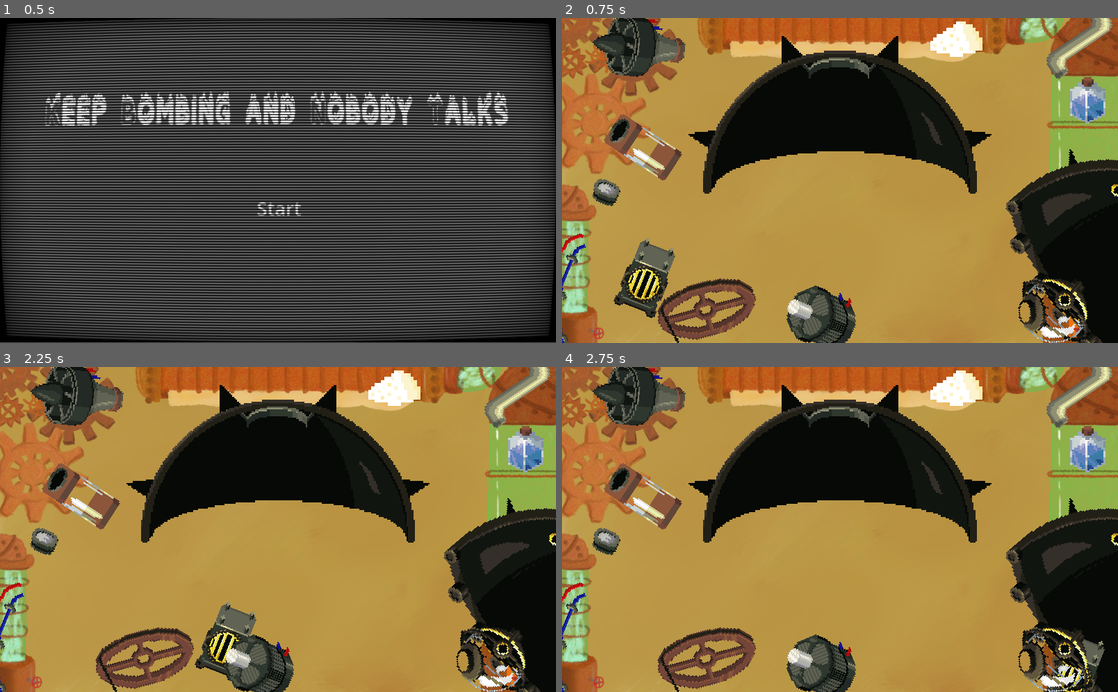
Above: before the commit, frames 1-4 (two rows, left to right).
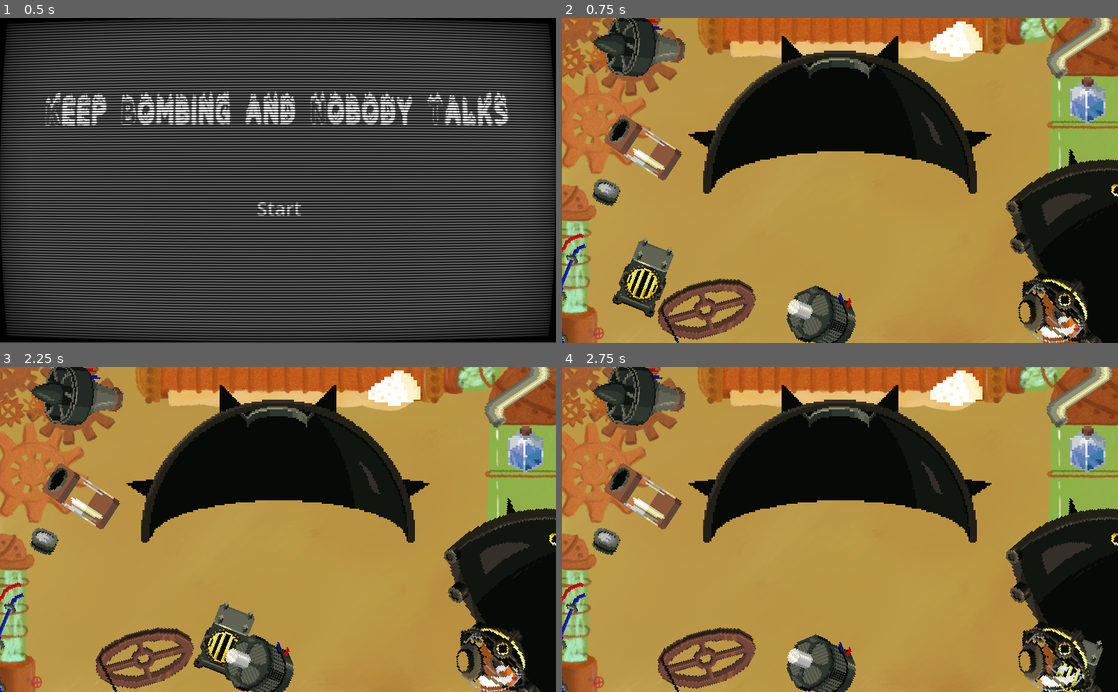
Above: after the commit, the same moments.

Repository: MarianPoirot/Gamejam-construire
Game: Godot game, scene res://Scenes/World/Opening.tscn
Same seed, same stepped clock (60 frames per second), same inputs: the game is played once before the commit and once after it.
Inputs (mouse positions are in pixels of both pictures, inside the frame that each line leads up to):
- Up to frame 1 (0.5 s): no input
- Up to frame 2 (0.75 s): click "Start" at 0.5 s
- Up to frame 3 (2.25 s): tap Enter at 1.25 s; drag from (278, 461) to (517, 672) at 1.27 s; tap Space (start) at 2 s; drag from (88, 627) to (517, 672) at 2.02 s
- Up to frame 4 (2.75 s): no input

Frame 1 is identical in both runs. In frame 2, 0.6% of the frame differs, in the area x 9-21%, y 67-93%; in frame 3, 0.5%; in frame 4, 0.3%.

Commit message:
chaudière avec charbon

Diff:
--- a/Assets/Sprites/ferAsouder.gd
+++ b/Assets/Sprites/ferAsouder.gd
@@ -12,5 +12,5 @@
 	if Input.is_action_pressed("secondary_action"):
 		for area in $WeldingArea.get_overlapping_areas():
 			if area.has_method("souder"):
-				if area.get_parent().snapped:
+				if area.get_parent().is_snapped:
 					area.souder(get_global_mouse_position())
--- a/Scenes/Pieces/chaudiere.tscn
+++ b/Scenes/Pieces/chaudiere.tscn
@@ -14,7 +14,7 @@
 [node name="Chaudière" type="Sprite2D" parent="." index="0"]
 texture_filter = 1
 texture = ExtResource("2_waueg")
-region_enabled = true
+hframes = 4
 region_rect = Rect2(0, 0, 29, 45.1065)
 
 [node name="DragDropCollision" parent="." index="1"]
@@ -23,6 +23,7 @@
 [node name="Ancre" parent="." index="2"]
 texture_filter = 1
 position = Vector2(0.5, 1)
+collision_layer = 0
 
 [node name="ancreReservoir" parent="recepteurAncre" index="0" instance=ExtResource("2_1yoif")]
 position = Vector2(-1, -14)
@@ -31,3 +32,5 @@
 [node name="ancreCombustible" parent="recepteurAncre" index="1" instance=ExtResource("2_1yoif")]
 position = Vector2(0, 5)
 id = 4
+
+[connection signal="input_event" from="recepteurAncre/ancreCombustible" to="." method="_on_ancre_combustible_input_event"]
--- /dev/null
+++ b/Scenes/Pieces/combustible.tscn
@@ -0,0 +1,25 @@
+[gd_scene load_steps=5 format=3 uid="uid://cs5t8deef2iua"]
+
+[ext_resource type="PackedScene" uid="uid://dfk32paob4qpa" path="res://Scenes/Pieces/Piece.tscn" id="1_dlbo4"]
+[ext_resource type="Texture2D" uid="uid://cmhrs35mlgn31" path="res://Assets/Sprites/Charbon.png" id="2_u2a75"]
+[ext_resource type="Script" path="res://Scripts/Pieces/Sprite2DCombustible.gd" id="3_3wfoj"]
+
+[sub_resource type="CircleShape2D" id="CircleShape2D_5wlq3"]
+radius = 8.0
+
+[node name="combustible" instance=ExtResource("1_dlbo4")]
+id = 4
+
+[node name="DragDropCollision" parent="." index="0"]
+texture_filter = 1
+shape = SubResource("CircleShape2D_5wlq3")
+
+[node name="Ancre" parent="." index="1"]
+collision_layer = 0
+
+[node name="Sprite2D" type="Sprite2D" parent="." index="3"]
+texture_filter = 1
+texture = ExtResource("2_u2a75")
+script = ExtResource("3_3wfoj")
+
+[connection signal="just_snapped" from="." to="Sprite2D" method="_on_combustible_just_snapped"]
--- a/Scenes/liquide/eau.tscn
+++ b/Scenes/liquide/eau.tscn
@@ -1,9 +1,10 @@
-[gd_scene load_steps=3 format=3 uid="uid://bl7mre7gm07oi"]
+[gd_scene load_steps=3 format=3 uid="uid://btk2v1ol807w7"]
 
 [ext_resource type="PackedScene" uid="uid://i5pnksdpe1cm" path="res://Scenes/liquide/liquide.tscn" id="1_jptgn"]
 [ext_resource type="Texture2D" uid="uid://bdumuji0t582t" path="res://Assets/Sprites/Water.png" id="2_7801j"]
 
 [node name="Eau" instance=ExtResource("1_jptgn")]
+texture_filter = 1
 id = 9
 
 [node name="Sprite2D" type="Sprite2D" parent="." index="1"]
--- a/Scripts/Pieces/Piece.gd
+++ b/Scripts/Pieces/Piece.gd
@@ -1,14 +1,14 @@
 extends Dragable
 
 @export var id:Id_pieces.id_pieces
-
+signal just_snapped
 @export var can_activate_ancre := true :
 	set(value):
 		can_activate_ancre = value
 		if value:
 			activate_ancre()
 
-var snapped := false
+var is_snapped := false
 
 func _ready():
 	if not Id_pieces.state_dependencies[id]:
@@ -25,7 +25,6 @@
 
 	print("Self: ", self)
 	for area in $Ancre.get_overlapping_areas():
-		print(area)
 		if area.id==self.id and abs(fmod(area.rotation, 2*PI) - fmod(rotation, 2*PI))<PI/6.0:
 			snap(area)
 
@@ -33,7 +32,8 @@
 	return Id_pieces.dependancies[id].all(func (dep): return Id_pieces.state_dependencies[dep])
 
 func snap(area):
-	snapped = true
+	is_snapped = true
+	emit_signal("just_snapped")
 	can_grab = false
 	self.global_position=area.global_position-$Ancre.position*scale.x
 	self.rotation = area.rotation
@@ -47,3 +47,14 @@
 
 func _on_zone_asouder_c_est_bon_c_est_soude():
 	can_activate_ancre = true
+
+func _on_ancre_combustible_input_event(_viewport, event, _shape_idx):
+	if event.is_action_pressed("pick") and not Id_pieces.drag_and_drop_taken:
+		match $"Chaudière".frame:
+			0:
+				$"Chaudière".frame = 1
+				Id_pieces.state_dependencies[Id_pieces.id_pieces.chaudiere_ouverte]=true
+			1:
+				$"Chaudière".frame = 0
+				Id_pieces.state_dependencies[Id_pieces.id_pieces.chaudiere_ouverte]=false
+			2: $"Chaudière".frame = 3
--- /dev/null
+++ b/Scripts/Pieces/Sprite2DCombustible.gd
@@ -0,0 +1,5 @@
+extends Sprite2D
+
+
+func _on_combustible_just_snapped():
+	visible=false
--- a/Scripts/Pieces/ancre.gd
+++ b/Scripts/Pieces/ancre.gd
@@ -8,3 +8,6 @@
 
 func activate():
 	$CollisionShape2D.disabled=false
+
+func desactivate():
+	$CollisionShape2D.disabled=true
--- a/Scripts/Pieces/zoneAsouder.gd
+++ b/Scripts/Pieces/zoneAsouder.gd
@@ -16,7 +16,7 @@
 
 
 # Called every frame. 'delta' is the elapsed time since the previous frame.
-func _process(delta):
+func _process(_delta):
 	pass
 
 
@@ -38,5 +38,5 @@
 		completed = true
 
 
-func _on_input_event(viewport, event, shape_idx):
+func _on_input_event(_viewport, _event, _shape_idx):
 	pass # Replace with function body.
--- a/Scripts/World/Main.gd
+++ b/Scripts/World/Main.gd
@@ -7,5 +7,5 @@
 
 
 # Called every frame. 'delta' is the elapsed time since the previous frame.
-func _process(delta):
+func _process(_delta):
 	pass
--- a/Scripts/dragable.gd
+++ b/Scripts/dragable.gd
@@ -12,7 +12,6 @@
 const vitesse_rotation:= 2.0
 
 func _on_input_event(_viewport, event, _shape_idx):
-	var global_mouse_position = get_global_mouse_position()
 	if event.is_action_pressed("pick") and can_grab and not Id_pieces.drag_and_drop_taken and not just_dropped:
 		grab()
 	if event.is_action_released("pick") and release_pick_to_release:
--- a/Scripts/id.gd
+++ b/Scripts/id.gd
@@ -23,7 +23,8 @@
 	sodium=19,
 	sodium2=20,
 	sodium3=21,
-	turbine=22
+	turbine=22,
+	chaudiere_ouverte=23
 }
 
 var dependancies = {
@@ -33,7 +34,7 @@
 	id_pieces.bouchon: [id_pieces.sodium3],
 	id_pieces.cable: [id_pieces.moteur,id_pieces.turbine],
 	id_pieces.chaudiere: [id_pieces.coque_inf],
-	id_pieces.combustible: [id_pieces.chaudiere],
+	id_pieces.combustible: [id_pieces.chaudiere_ouverte],
 	id_pieces.conduitVapeur: [id_pieces.eau3,id_pieces.turbine],
 	id_pieces.coque_avant: [id_pieces.conduitVapeur,id_pieces.goupille,id_pieces.resistance,id_pieces.combustible],
 	id_pieces.eau: [id_pieces.reservoir],
@@ -70,7 +71,8 @@
 	id_pieces.sodium: false,
 	id_pieces.sodium2: false,
 	id_pieces.sodium3: false,
-	id_pieces.turbine: false
+	id_pieces.turbine: false,
+	id_pieces.chaudiere_ouverte: false
 }
 
 var drag_and_drop_taken := false
Not shown: 1 places in Scenes/liquide/sodium.tscn that only renumber resources
